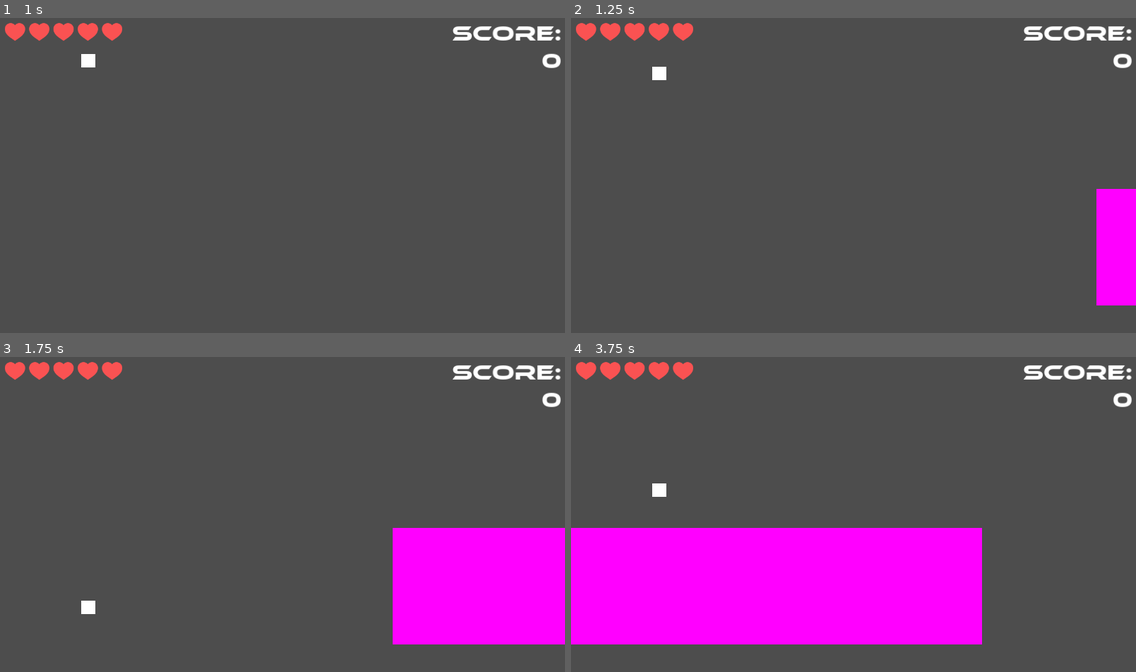
Above: before the commit, frames 1-4 (two rows, left to right).
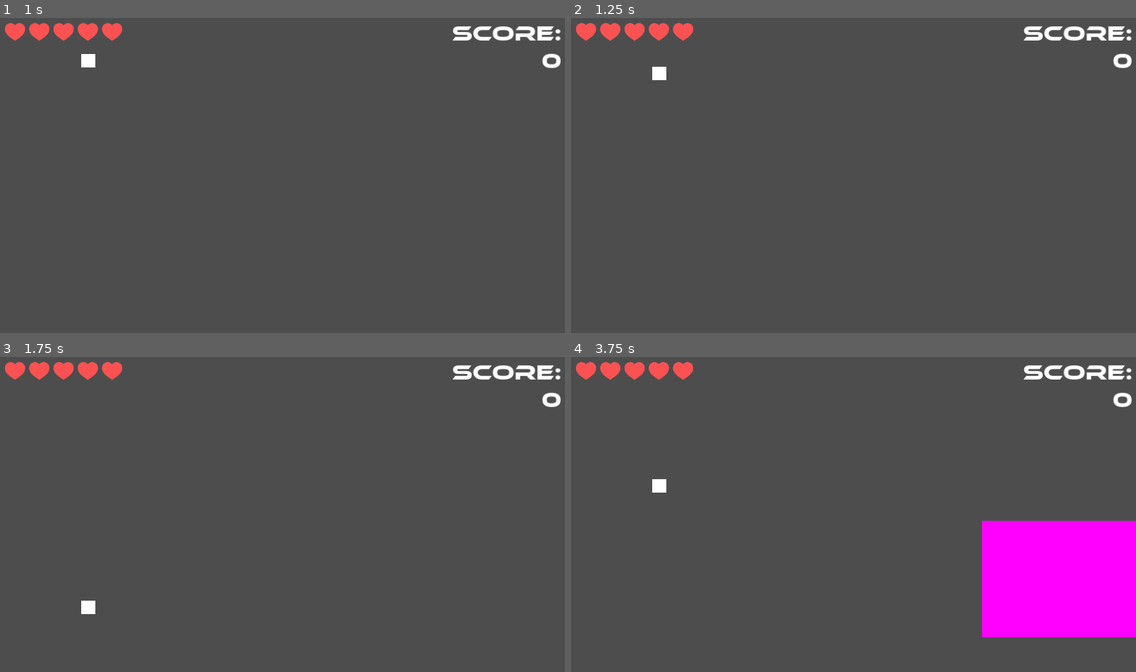
Above: after the commit, the same moments.

Repository: mauro-vb/mobile-game-project
Game: Godot game, scene res://scenes/main.tscn
The game is run twice, just before and just after one commit, with the same random seed, the same clock (stepped at 60 frames per second) and the same inputs.
Inputs:
- Up to frame 1 (1 s): tap Enter at 0.5 s; hold Up (up) from 0.53 s (still down)
- Up to frame 2 (1.25 s): keep holding Up (up)
- Up to frame 3 (1.75 s): release Up (up) at 1.28 s; hold Down (down) from 1.28 s (still down)
- Up to frame 4 (3.75 s): release Down (down) at 2.03 s; hold Up (up) 2.03-3.53 s; hold Down (down) from 3.53 s (still down)

Frame 1 is identical in both runs. In frame 2, 2.6% of the frame differs, in the area x 93-100%, y 54-92%; in frame 3, 11%; in frame 4, 37%, in the area x 0-100%, y 38-92%.

Commit message:
minor changes

Diff:
--- a/scenes/main.tscn
+++ b/scenes/main.tscn
@@ -13,7 +13,7 @@
 script = ExtResource("3_uqulu")
 
 [node name="Timer" type="Timer" parent="ObstacleGen"]
-wait_time = 2.0
+wait_time = 3.0
 autostart = true
 
 [node name="Hud" parent="." instance=ExtResource("3_ooqh2")]
--- a/scenes/obstacles/big_healthy_platform.tscn
+++ b/scenes/obstacles/big_healthy_platform.tscn
@@ -14,13 +14,14 @@
 [sub_resource type="PlaceholderTexture2D" id="PlaceholderTexture2D_wg8x1"]
 
 [sub_resource type="RectangleShape2D" id="RectangleShape2D_yxb53"]
-size = Vector2(1243.06, 269)
+size = Vector2(876.53, 269)
 
 [sub_resource type="RectangleShape2D" id="RectangleShape2D_i4xl8"]
 size = Vector2(22, 257)
 
 [node name="BigHealthyPlatform" type="Node2D" node_paths=PackedStringArray("bounce_area", "hurt_area")]
 script = ExtResource("1_le0ef")
+base_speed = 5
 bounce_area = NodePath("BounceArea")
 hurt_area = NodePath("HurtArea")
 spring_force = 150
@@ -28,19 +29,21 @@
 
 [node name="TempSprite" type="Sprite2D" parent="."]
 material = SubResource("ShaderMaterial_sq6jk")
-position = Vector2(0.499997, 0.5)
-scale = Vector2(1241, 265)
+position = Vector2(-70, -0.5)
+scale = Vector2(868, 265)
 texture = SubResource("PlaceholderTexture2D_wg8x1")
 
 [node name="BounceArea" type="Area2D" parent="." node_paths=PackedStringArray("health_component")]
+position = Vector2(116, -1)
 script = ExtResource("3_rf8xl")
 health_component = NodePath("../PlatformHealth")
 
 [node name="CollisionShape2D" type="CollisionShape2D" parent="BounceArea"]
-position = Vector2(0, 1)
+position = Vector2(-183.265, 1)
 shape = SubResource("RectangleShape2D_yxb53")
 
 [node name="HurtArea" type="Area2D" parent="."]
+position = Vector2(116, -1)
 
 [node name="CollisionShape2D" type="CollisionShape2D" parent="HurtArea"]
 position = Vector2(-633, 0)
--- a/scripts/obstacle_gen.gd
+++ b/scripts/obstacle_gen.gd
@@ -24,8 +24,8 @@
 func spawn_obstacle(obstacle_name, x_displacement=0):
 	var obstacle = obstacle_dict[obstacle_name].instantiate()
 	if obstacle_name == "big_healthy":
-		var min_space = 135 + GameParameters.PLAYER_SIZE  * 1.25
-		var max_space = 135 + GameParameters.PLAYER_SIZE  * 3
+		var min_space = 135 + GameParameters.PLAYER_SIZE  * 1.75
+		var max_space = 135 + GameParameters.PLAYER_SIZE  * 3.5
 		if randf() > .5:
 			obstacle.position = Vector2(SPAWN_LINE_X+x_displacement, randi_range(min_space, max_space))
 		else:
--- a/scripts/player.gd
+++ b/scripts/player.gd
@@ -1,6 +1,5 @@
 extends CharacterBody2D
 class_name Player
-
 
 const SPEED = 900.0
 const MAX_SPEED = 1200.0
@@ -30,7 +29,7 @@
 	velocity.x = 0
 	position.x = 200
 	velocity.y = MAX_SPEED if velocity.y > MAX_SPEED else velocity.y
-	var decelerate = func(): velocity.y = lerp(velocity.y, 0.0, .05) # Lambda function to decelerate
+	var decelerate = func(): velocity.y = lerp(velocity.y, 0.0, .07) # Lambda function to decelerate
 	# Get the input direction and handle the movement/deceleration.
 	# As good practice, you should replace UI actions with custom gameplay actions.
 	var up = wants_move_up()
